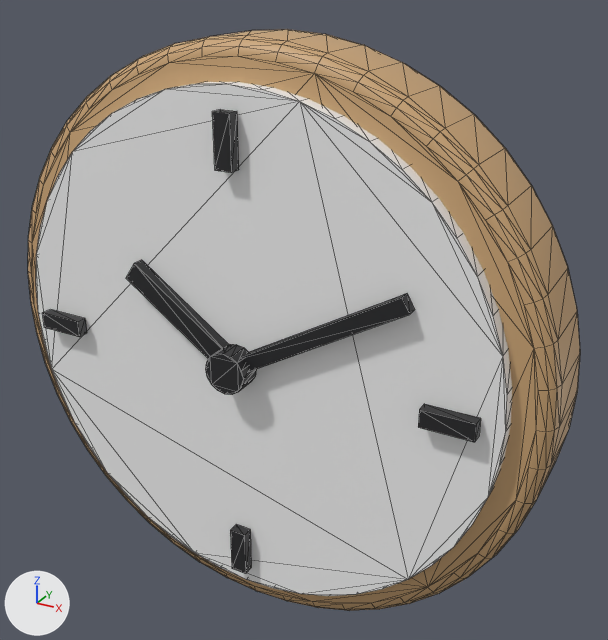
What one commit did to the glTF model public/wall_clock.glb.
Rendered twice from a camera (50 mm lens) standing at (0.211, -0.35, 0.19) and looking at (0.017, 0.002, 0.014). The axes (+X, +Y, +Z) are drawn at lower left. The lights are the same throughout. The older version comes first. Mesh edges are drawn as thin lines. Vertices at exactly the same position are counted once.

Before the edit, the objects in view are built like this:
```python
me_円柱 = bpy.data.meshes.new('円柱')
me_円柱.from_pydata(...)  # 384 vertices, 764 faces; spans x -0.155..0.155, y -0.026..0.026, z -0.155..0.155
me_円柱.materials.append(mat_clockcase)  # brown #cba576
me_円柱_001 = bpy.data.meshes.new('円柱.001')
me_円柱_001.from_pydata(...)  # a 48-sided cylinder along y spanning x -0.136..0.136, y -0.034..-0.02, z -0.136..0.136
me_円柱_001.materials.append(mat_clockface)  # white #f3f3f3
me_立方体 = bpy.data.meshes.new('立方体')
me_立方体.from_pydata(...)  # 80 vertices, 132 faces; spans x -0.125..0.125, y -0.047..-0.035, z -0.125..0.125
me_立方体.materials.append(mat_clockhand)  # black #262628
ob_clockcase = bpy.data.objects.new('ClockCase', me_円柱)
ob_clockcase.location = (0.0, 0.0, 0.0)
ob_clockface = bpy.data.objects.new('ClockFace', me_円柱_001)
ob_clockface.location = (0.0, 0.0, 0.0)
ob_clockhands = bpy.data.objects.new('ClockHands', me_立方体)
ob_clockhands.location = (0.0, 0.0, 0.0)
```
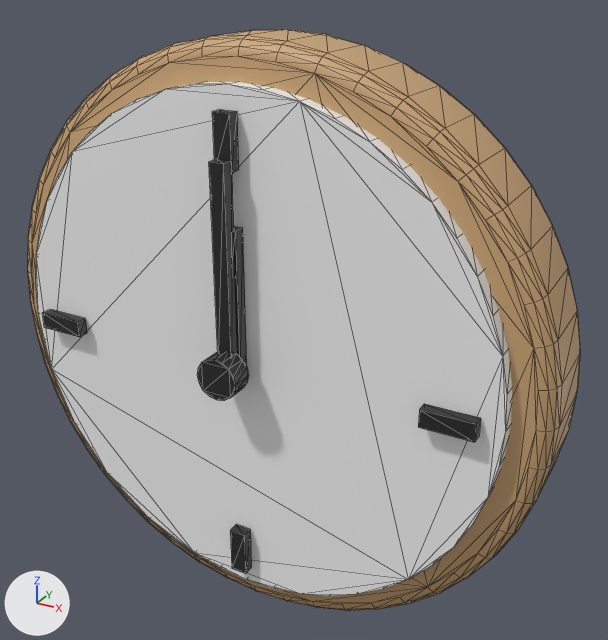
Diff of the bpy script that builds the scene:
```diff
--- a/public/wall_clock.glb.py
+++ b/public/wall_clock.glb.py
@@ me_立方体 @@
 # used by ob_clockhands; location = (0.0, 0.0, 0.0)
-me_立方体.from_pydata(...)  # 80 vertices, 132 faces; spans x -0.125..0.125, y -0.047..-0.035, z -0.125..0.125
+me_立方体.from_pydata(...)  # 64 vertices, 108 faces; spans x -0.125..0.125, y -0.054..-0.035, z -0.125..0.125
+# me_立方体 part 1
+# 29 vertices are removed from x -0.062..0.092, y -0.047..-0.035, z -0.011..0.055
+# 65 faces are deleted
+# 19 vertices move from x -0.003..0.011, y -0.047..-0.035, z -0.01..0.011 to x -0.011..0.011, y -0.054..-0.042, z -0.011..0.011
+# 8 vertices are added at x 0.0..0.011, y -0.054, z -0.01..0.011
+# 5 new vertices lie (0.0, 0.012, 0.0) away from vertices in x 0.004..0.01, y -0.054..-0.047, z -0.01..0.01
+# 41 new faces join them
 me_立方体.materials.append(mat_clockhand)
@@ me_立方体_005 @@
+me_立方体_005.from_pydata(...)  # a box spanning x -0.004..0.004, y -0.046..-0.04, z 0.0..0.104
+me_立方体_005.materials.append(mat_clockhand)  # black #262628
@@ me_立方体_004 @@
+me_立方体_004.from_pydata(...)  # a box spanning x -0.0055..0.0055, y -0.041..-0.035, z 0.0..0.072
+me_立方体_004.materials.append(mat_clockhand)  # black #262628
@@ ob_clockminutehand @@
+ob_clockminutehand = bpy.data.objects.new('ClockMinuteHand', me_立方体_005)
+ob_clockminutehand.location = (0.0, 0.0, 0.0)
@@ ob_clockhourhand @@
+ob_clockhourhand = bpy.data.objects.new('ClockHourHand', me_立方体_004)
+ob_clockhourhand.location = (0.0, 0.0, 0.0)
```

Where the change shows, as pixel boxes [x1, y1, x2, y2] in the pictures (608 x 640 px):
'ClockMinuteHand', added (black): after [209, 159, 237, 356]
'ClockHourHand', added (black): after [233, 226, 247, 366]
part 1 of me_立方体, cut back: before [126, 260, 415, 395]; after [202, 352, 249, 401]
